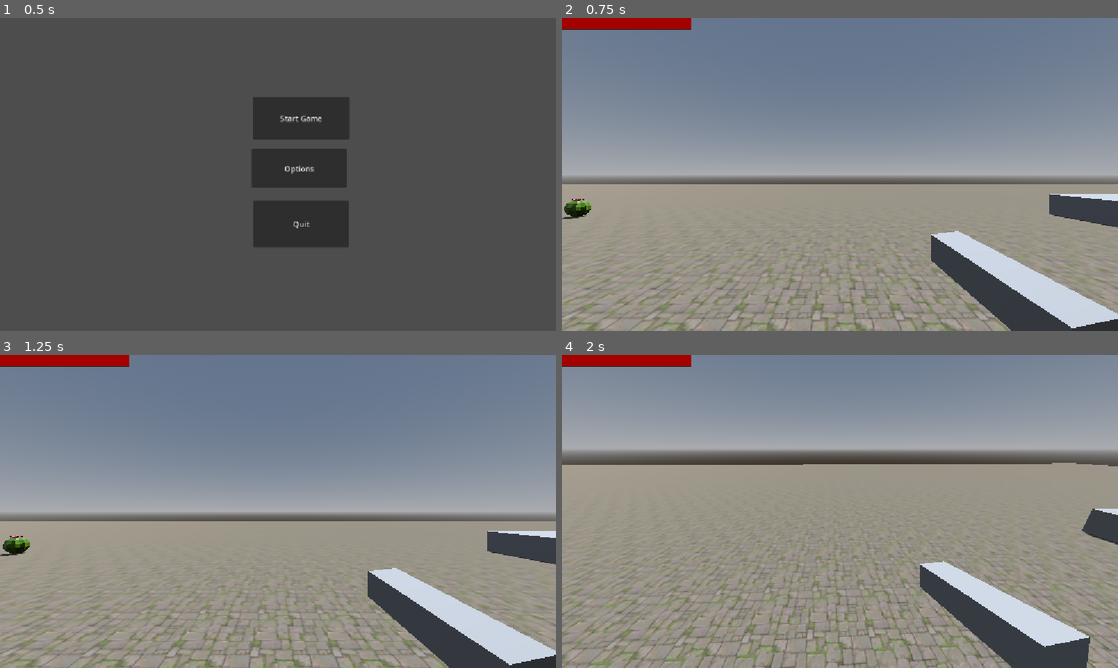
Above: before the commit, frames 1-4 (two rows, left to right).
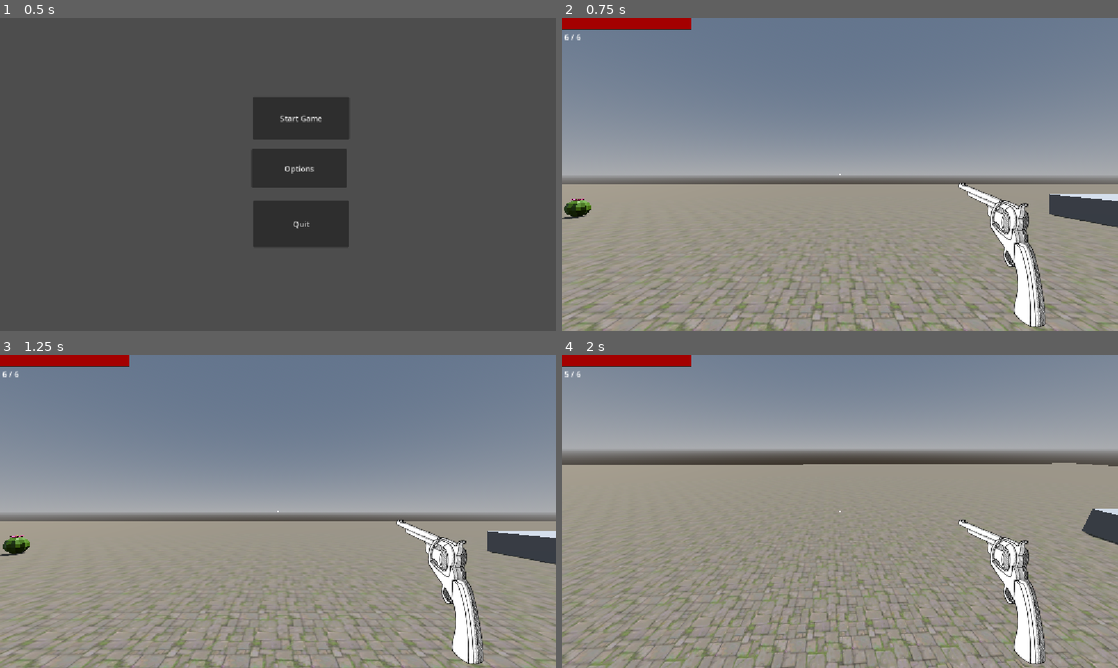
Above: after the commit, the same moments.

Repository: JoaoMoissa/COUNTING-BULLETS
Game: Godot game, scene res://scenes/main_menu.tscn
Same seed, same stepped clock (60 frames per second), same inputs: the game is played once before the commit and once after it. The project has no main scene, so this scene is started directly.
Inputs (mouse positions are in pixels of both pictures, inside the frame that each line leads up to):
- Up to frame 1 (0.5 s): no input
- Up to frame 2 (0.75 s): click "Start Game" at 0.5 s
- Up to frame 3 (1.25 s): no input
- Up to frame 4 (2 s): tap Enter at 1.25 s; move the mouse to (867, 511) at 1.27 s; hold W (up) from 1.28 s (still down); click (867, 511) at 1.35 s; tap Space (jump) at 1.52 s

Frame 1 is identical in both runs. In frame 2, 6.6% of the frame differs, in the area x 0-100%, y 5-100%; in frame 3, 6.6%; in frame 4, 6.4%.

Commit message:
Feat: add bullet damage fundations
Now enemies can die if you shoot them and they can get a headshot

Diff:
--- a/entities/enemy.tscn
+++ b/entities/enemy.tscn
@@ -2,6 +2,7 @@
 
 [ext_resource type="Script" uid="uid://d06e7pherwok3" path="res://scripts/enemy.gd" id="1_7qchm"]
 [ext_resource type="PackedScene" uid="uid://bcle362tgkiik" path="res://components/health_component.tscn" id="2_pqhw6"]
+[ext_resource type="Texture2D" uid="uid://mjrt0x814fs6" path="res://png/AGARAGÃ PEQUENO.png" id="3_b4nis"]
 
 [sub_resource type="CapsuleShape3D" id="CapsuleShape3D_57qmd"]
 
@@ -10,17 +11,54 @@
 [sub_resource type="StandardMaterial3D" id="StandardMaterial3D_3gngh"]
 albedo_color = Color(0.6627451, 0, 0, 1)
 
+[sub_resource type="AtlasTexture" id="AtlasTexture_uvc0s"]
+atlas = ExtResource("3_b4nis")
+region = Rect2(0, 0, 592, 769)
+
+[sub_resource type="SpriteFrames" id="SpriteFrames_yf5fn"]
+animations = [{
+"frames": [{
+"duration": 1.0,
+"texture": SubResource("AtlasTexture_uvc0s")
+}],
+"loop": 1,
+"name": &"idle",
+"speed": 5.0
+}]
+
+[sub_resource type="SphereShape3D" id="SphereShape3D_57qmd"]
+
+[sub_resource type="SphereMesh" id="SphereMesh_g4v7s"]
+
+[sub_resource type="CapsuleShape3D" id="CapsuleShape3D_g4v7s"]
+
+[sub_resource type="CapsuleMesh" id="CapsuleMesh_g4v7s"]
+
+[sub_resource type="CapsuleShape3D" id="CapsuleShape3D_yf5fn"]
+
+[sub_resource type="CapsuleMesh" id="CapsuleMesh_57qmd"]
+
+[sub_resource type="SphereShape3D" id="SphereShape3D_d0u6y"]
+
+[sub_resource type="SphereMesh" id="SphereMesh_3gngh"]
+
 [node name="Enemy" type="CharacterBody3D" unique_id=989046255]
 script = ExtResource("1_7qchm")
 
 [node name="CollisionShape3D" type="CollisionShape3D" parent="." unique_id=2127880748]
 transform = Transform3D(1, 0, 0, 0, 1, 0, 0, 0, 1, 0, 1, 0)
+visible = false
 shape = SubResource("CapsuleShape3D_57qmd")
 
-[node name="MeshInstance3D" type="MeshInstance3D" parent="." unique_id=150422884]
-transform = Transform3D(1, 0, 0, 0, 1, 0, 0, 0, 1, 0, 1, 0)
+[node name="MeshInstance3D" type="MeshInstance3D" parent="CollisionShape3D" unique_id=150422884]
 mesh = SubResource("CapsuleMesh_d0u6y")
 surface_material_override/0 = SubResource("StandardMaterial3D_3gngh")
+
+[node name="AnimatedSprite3D" type="AnimatedSprite3D" parent="." unique_id=1573465080]
+transform = Transform3D(0.3, 0, 0, 0, 0.3, 0, 0, 0, 0.3, 0, 1, 0)
+billboard = 2
+sprite_frames = SubResource("SpriteFrames_yf5fn")
+animation = &"idle"
 
 [node name="NavigationAgent3D" type="NavigationAgent3D" parent="." unique_id=84208414]
 
@@ -28,3 +66,82 @@
 
 [node name="AttackCooldown" type="Timer" parent="." unique_id=1847164320]
 one_shot = true
+
+[node name="VisualRoot" type="Node3D" parent="." unique_id=102721020]
+
+[node name="head" type="Area3D" parent="VisualRoot" unique_id=265437461 groups=["Head", "Hitbox"]]
+transform = Transform3D(0.5, 0, 0, 0, 0.5, 0, 0, 0, 0.5, -0.07395923, 1.687, 0)
+collision_layer = 2
+collision_mask = 0
+
+[node name="CollisionShape3D" type="CollisionShape3D" parent="VisualRoot/head" unique_id=1423984715]
+shape = SubResource("SphereShape3D_57qmd")
+
+[node name="MeshInstance3D" type="MeshInstance3D" parent="VisualRoot/head/CollisionShape3D" unique_id=312724020]
+visible = false
+mesh = SubResource("SphereMesh_g4v7s")
+
+[node name="body" type="Area3D" parent="VisualRoot" unique_id=561461873 groups=["Body", "Hitbox"]]
+transform = Transform3D(1, 0, 0, 0, 1, 0, 0, 0, 1, -0.07395923, 0, 0)
+collision_layer = 2
+collision_mask = 0
+
+[node name="CollisionShape3D" type="CollisionShape3D" parent="VisualRoot/body" unique_id=2132784711]
+transform = Transform3D(0.6, 0, 0, 0, 0.6, 0, 0, 0, 0.6, 0, 1, 0)
+shape = SubResource("CapsuleShape3D_g4v7s")
+
+[node name="MeshInstance3D" type="MeshInstance3D" parent="VisualRoot/body/CollisionShape3D" unique_id=888825318]
+visible = false
+mesh = SubResource("CapsuleMesh_g4v7s")
+
+[node name="right_arm" type="Area3D" parent="VisualRoot" unique_id=1765463125 groups=["Hitbox", "RightArm"]]
+transform = Transform3D(0.3, 0, 0, 0, 0.3, 0, 0, 0, 0.3, -0.48046386, 1.1017016, 0)
+collision_layer = 2
+collision_mask = 0
+
+[node name="CollisionShape3D" type="CollisionShape3D" parent="VisualRoot/right_arm" unique_id=696432634]
+shape = SubResource("CapsuleShape3D_yf5fn")
+
+[node name="MeshInstance3D" type="MeshInstance3D" parent="VisualRoot/right_arm/CollisionShape3D" unique_id=1932827200]
+transform = Transform3D(0.99999976, 0, 0, 0, 1.4, 0, 0, 0, 0.99999976, 0, 0, 0)
+visible = false
+mesh = SubResource("CapsuleMesh_57qmd")
+
+[node name="right_leg" type="Area3D" parent="VisualRoot" unique_id=346560865 groups=["Hitbox", "RightLeg"]]
+transform = Transform3D(0.3, 0, 0, 0, 0.3, 0, 0, 0, 0.3, -0.32290184, 0.3157258, 0)
+collision_layer = 2
+collision_mask = 0
+
+[node name="CollisionShape3D" type="CollisionShape3D" parent="VisualRoot/right_leg" unique_id=1838825848]
+shape = SubResource("CapsuleShape3D_yf5fn")
+
+[node name="MeshInstance3D" type="MeshInstance3D" parent="VisualRoot/right_leg/CollisionShape3D" unique_id=409703455]
+transform = Transform3D(0.99999976, 0, 0, 0, 1.3, 0, 0, 0, 0.99999976, 0, 0, 0)
+visible = false
+mesh = SubResource("CapsuleMesh_57qmd")
+
+[node name="left_leg" type="Area3D" parent="VisualRoot" unique_id=1287655393 groups=["Hitbox", "LeftLeg"]]
+transform = Transform3D(0.3, 0, 0, 0, 0.3, 0, 0, 0, 0.3, 0.14806998, 0.28148508, 0)
+collision_layer = 2
+collision_mask = 0
+
+[node name="CollisionShape3D" type="CollisionShape3D" parent="VisualRoot/left_leg" unique_id=2096215905]
+shape = SubResource("CapsuleShape3D_yf5fn")
+
+[node name="MeshInstance3D" type="MeshInstance3D" parent="VisualRoot/left_leg/CollisionShape3D" unique_id=108577559]
+transform = Transform3D(0.99999994, 0, 0, 0, 1.1999999, 0, 0, 0, 0.99999994, 0, 0, 0)
+visible = false
+mesh = SubResource("CapsuleMesh_57qmd")
+
+[node name="left_arm" type="Area3D" parent="VisualRoot" unique_id=1652605474 groups=["Hitbox", "LeftArm"]]
+transform = Transform3D(0.3, 0, 0, 0, 0.3, 0, 0, 0, 0.3, 0.36488497, 1.0829028, 0)
+collision_layer = 2
+collision_mask = 0
+
+[node name="CollisionShape3D" type="CollisionShape3D" parent="VisualRoot/left_arm" unique_id=2017242095]
+shape = SubResource("SphereShape3D_d0u6y")
+
+[node name="MeshInstance3D" type="MeshInstance3D" parent="VisualRoot/left_arm/CollisionShape3D" unique_id=893801000]
+transform = Transform3D(0.99999976, 0, 0, 0, 0.99999976, 0, 0, 0, 0.99999976, 0, -0.0032520294, 0)
+visible = false
+mesh = SubResource("SphereMesh_3gngh")
--- a/project.godot
+++ b/project.godot
@@ -22,6 +22,14 @@
 [global_group]
 
 Player=""
+Head=""
+Hitbox=""
+Body=""
+RightArm=""
+RightLeg=""
+LeftLeg=""
+LeftArm=""
+World=""
 
 [input]
 
@@ -66,6 +74,13 @@
 ]
 }
 
+[layer_names]
+
+3d_render/layer_1="World"
+3d_physics/layer_1="World"
+3d_physics/layer_2="HitBox"
+3d_physics/layer_3="Projectile"
+
 [physics]
 
 common/physics_jitter_fix=0.0
--- a/scenes/bullet.tscn
+++ b/scenes/bullet.tscn
@@ -2,18 +2,26 @@
 
 [ext_resource type="Script" uid="uid://vnm4b05bi4b2" path="res://scripts/bullet.gd" id="1_mkf8s"]
 
-[sub_resource type="BoxMesh" id="BoxMesh_g4v7s"]
-size = Vector3(0.05, 0.05, 0.5)
+[sub_resource type="SphereMesh" id="SphereMesh_yf5fn"]
 
 [sub_resource type="StandardMaterial3D" id="StandardMaterial3D_57qmd"]
 albedo_color = Color(1, 1, 0.44313726, 0.18431373)
 
-[node name="Bullet" type="Node3D" unique_id=2009687699]
+[sub_resource type="SphereShape3D" id="SphereShape3D_g4v7s"]
+
+[node name="Bullet" type="Area3D" unique_id=1669586633]
+collision_layer = 4
+collision_mask = 3
 script = ExtResource("1_mkf8s")
 
 [node name="MeshInstance3D" type="MeshInstance3D" parent="." unique_id=494437680]
-mesh = SubResource("BoxMesh_g4v7s")
+transform = Transform3D(0.1, 0, 0, 0, 0.1, 0, 0, 0, 0.1, 0, 0, 0)
+mesh = SubResource("SphereMesh_yf5fn")
 surface_material_override/0 = SubResource("StandardMaterial3D_57qmd")
 
-[node name="RayCast3D" type="RayCast3D" parent="." unique_id=1393821387]
-target_position = Vector3(0, 0, -0.6)
+[node name="CollisionShape3D" type="CollisionShape3D" parent="." unique_id=139923662]
+transform = Transform3D(0.1, 0, 0, 0, 0.1, 0, 0, 0, 0.1, 0, 0, 0)
+shape = SubResource("SphereShape3D_g4v7s")
+
+[connection signal="area_entered" from="." to="." method="_on_area_entered"]
+[connection signal="body_entered" from="." to="." method="_on_body_entered"]
--- a/scenes/player.tscn
+++ b/scenes/player.tscn
@@ -2,8 +2,10 @@
 
 [ext_resource type="Script" uid="uid://g5vkkvy668f1" path="res://scripts/Player.gd" id="1_dqkch"]
 [ext_resource type="PackedScene" uid="uid://clyyf2s1ycx38" path="res://scenes/revolver.tscn" id="2_qlg0r"]
+[ext_resource type="Texture2D" uid="uid://dv8m1dascp3n3" path="res://png/ARMA FINALIZADA.png" id="3_fjrip"]
 [ext_resource type="PackedScene" uid="uid://bcle362tgkiik" path="res://components/health_component.tscn" id="3_tuyoq"]
 [ext_resource type="PackedScene" uid="uid://msu1tfpfy18u" path="res://scenes/healthbar.tscn" id="4_fjrip"]
+[ext_resource type="Script" uid="uid://dwmwjk6yywav0" path="res://scenes/reticle.gd" id="6_tuyoq"]
 
 [sub_resource type="CapsuleMesh" id="CapsuleMesh_g4v7s"]
 
@@ -28,7 +30,26 @@
 current = true
 
 [node name="Revolver" parent="Head/Camera3D" unique_id=187879373 instance=ExtResource("2_qlg0r")]
-transform = Transform3D(0.9876283, -0.04877264, 0.14903563, 0.064133994, 0.99291193, -0.10006751, -0.14309868, 0.10838776, 0.98375565, 0.5093621, -0.34570944, -0.67105675)
+transform = Transform3D(0.9876283, -0.04877264, 0.14903563, 0.064133994, 0.99291193, -0.10006751, -0.14309868, 0.10838776, 0.98375565, 0.35488814, -0.08040559, -0.7499223)
+
+[node name="CanvasLayer" type="CanvasLayer" parent="Head/Camera3D" unique_id=1001775197]
+
+[node name="Weapon" type="Sprite2D" parent="Head/Camera3D/CanvasLayer" unique_id=1948241857]
+position = Vector2(914, 490)
+scale = Vector2(0.48458195, 0.484582)
+texture = ExtResource("3_fjrip")
+
+[node name="AmmoLabel" type="Label" parent="Head/Camera3D/CanvasLayer" unique_id=1540089345]
+offset_left = 5.0
+offset_top = 28.0
+offset_right = 45.0
+offset_bottom = 60.0
+
+[node name="ReloadLabel" type="Label" parent="Head/Camera3D/CanvasLayer" unique_id=646057251]
+offset_left = 50.0
+offset_top = 27.0
+offset_right = 90.0
+offset_bottom = 56.0
 
 [node name="HealthComponent" parent="." unique_id=1607970574 instance=ExtResource("3_tuyoq")]
 
@@ -38,4 +59,28 @@
 wait_time = 5.0
 one_shot = true
 
+[node name="Control" type="Control" parent="." unique_id=1351191339]
+layout_mode = 3
+anchors_preset = 15
+anchor_right = 1.0
+anchor_bottom = 1.0
+grow_horizontal = 2
+grow_vertical = 2
+mouse_filter = 1
+
+[node name="CenterContainer" type="CenterContainer" parent="Control" unique_id=805680954]
+layout_mode = 1
+anchors_preset = 8
+anchor_left = 0.5
+anchor_top = 0.5
+anchor_right = 0.5
+anchor_bottom = 0.5
+offset_left = -20.0
+offset_top = -20.0
+offset_right = 20.0
+offset_bottom = 20.0
+grow_horizontal = 2
+grow_vertical = 2
+script = ExtResource("6_tuyoq")
+
 [connection signal="timeout" from="ReloadCooldown" to="." method="_on_reload_cooldown_timeout"]
--- /dev/null
+++ b/scenes/reticle.gd
@@ -0,0 +1,12 @@
+extends CenterContainer
+
+@export var DOT_RADIUS : float = 2.0
+@export var DOT_COLOR : Color = Color.WHITE
+
+
+func _ready() -> void:
+	queue_redraw()
+
+
+func _draw() -> void:
+	draw_circle(size / 2.0, DOT_RADIUS,DOT_COLOR)
--- a/scenes/revolver.tscn
+++ b/scenes/revolver.tscn
@@ -1,14 +1,7 @@
 [gd_scene format=3 uid="uid://clyyf2s1ycx38"]
-
-[sub_resource type="BoxMesh" id="BoxMesh_g4v7s"]
-size = Vector3(0.49121094, 0.12011719, 0.13574219)
 
 [node name="Revolver" type="Node3D" unique_id=187879373]
 
-[node name="MeshInstance3D" type="MeshInstance3D" parent="." unique_id=1346209894]
-transform = Transform3D(-4.371139e-08, 0, 1, 0, 1, 0, -1, 0, -4.371139e-08, 0, 0, 0)
-mesh = SubResource("BoxMesh_g4v7s")
-
 [node name="RayCast3D" type="RayCast3D" parent="." unique_id=59567347]
-transform = Transform3D(1, 0, 0, 0, 1, 0, 0, 0, 1, 0, 0, -0.24103788)
+transform = Transform3D(1, 0, 0, 0, 1, 0, 0, 0, 1, 0, 0, -0.010706052)
 target_position = Vector3(0, 0, -1)
--- a/scenes/wold.tscn
+++ b/scenes/wold.tscn
@@ -39,7 +39,7 @@
 [node name="WorldEnvironment" type="WorldEnvironment" parent="Wold" unique_id=815160407]
 environment = SubResource("Environment_jcsdj")
 
-[node name="CSGCombiner3D" type="CSGCombiner3D" parent="Wold" unique_id=964126300]
+[node name="CSGCombiner3D" type="CSGCombiner3D" parent="Wold" unique_id=964126300 groups=["World"]]
 use_collision = true
 
 [node name="CSGBox3D" type="CSGBox3D" parent="Wold/CSGCombiner3D" unique_id=1675117060]
@@ -64,5 +64,8 @@
 [node name="Enemy" parent="." unique_id=989046255 instance=ExtResource("3_jcsdj")]
 transform = Transform3D(1, 0, 0, 0, 1, 0, 0, 0, 1, 16.528023, 0, 5.071156)
 
+[node name="Enemy2" parent="." unique_id=1847155314 instance=ExtResource("3_jcsdj")]
+transform = Transform3D(1, 0, 0, 0, 1, 0, 0, 0, 1, 16.528023, 0, 21.792171)
+
 [node name="ball_cactus" parent="." unique_id=283268280 instance=ExtResource("7_c0o0c")]
 transform = Transform3D(1, 0, 0, 0, 1, 0, 0, 0, 1, -10.5806465, -9.536743e-07, -8.213774)
--- a/scripts/Player.gd
+++ b/scripts/Player.gd
@@ -22,7 +22,7 @@
 
 # Ammo variables
 const MAG_SIZE = 6
-const RELOAD_TIMER = 3
+const RELOAD_TIMER: float = 3.0
 var ammo_in_mag = MAG_SIZE
 var reserve_ammo = 0
 var is_reloading = false
@@ -34,7 +34,12 @@
 @onready var healthbar = $Healthbar
 @onready var gun_barrel = $Head/Camera3D/Revolver/RayCast3D
 @onready var reload_cooldown = $ReloadCooldown
+@onready var ammo_label: Label = $Head/Camera3D/CanvasLayer/AmmoLabel
+@onready var reload_label: Label = $Head/Camera3D/CanvasLayer/ReloadLabel
 
+
+func _update_ammo_ui():
+	ammo_label.text = str(ammo_in_mag) + " / " + str(MAG_SIZE)
 
 func _on_health_changed(new_health):
 	healthbar.health = new_health
@@ -44,6 +49,8 @@
 	health_component.health_changed.connect(_on_health_changed)
 	healthbar.init_health(health_component.health)
 	reload_cooldown.timeout.connect(_on_reload_cooldown_timeout)
+	reload_label.visible = false
+	_update_ammo_ui()
 
 
 func _unhandled_input(event):
@@ -53,20 +60,55 @@
 		camera.rotation.x = clamp(camera.rotation.x, deg_to_rad(-40), deg_to_rad(60))
 
 
+#add the reload label
+
+func _update_reload_ui():
+	if reload_cooldown.is_stopped():
+		reload_label.visible = false
+	else:
+		reload_label.visible = true
+		reload_label.text = str(snapped(reload_cooldown.time_left, 0.1))
+
 #shoot
-func _handle_shoot():
+func _handle_shoot() -> void:
 	if is_reloading:
 		return
 
-	if Input.is_action_just_pressed("shoot") and ammo_in_mag > 0:
-		ammo_in_mag -= 1
-		var instance = bullet.instantiate()
-		instance.position = gun_barrel.global_position
-		instance.transform.basis = gun_barrel.global_transform.basis
-		get_parent().add_child(instance)
-		if ammo_in_mag == 0:
-			can_reload = false
-			reload_cooldown.start()
+	if not Input.is_action_just_pressed("shoot"):
+		return
+
+	if ammo_in_mag <= 0:
+		return
+
+	ammo_in_mag -= 1
+	_update_ammo_ui()
+
+	#aim in middle.
+	var screen_center: Vector2 = get_viewport().get_visible_rect().size / 2.0
+	var ray_origin: Vector3 = camera.project_ray_origin(screen_center)
+	var ray_direction: Vector3 = camera.project_ray_normal(screen_center)
+	var ray_end: Vector3 = ray_origin + ray_direction * 1000.0
+
+	var query := PhysicsRayQueryParameters3D.create(ray_origin, ray_end)
+
+	query.exclude = [self]
+
+	var space_state := get_world_3d().direct_space_state
+	var result := space_state.intersect_ray(query)
+
+	var target_position: Vector3 = ray_end
+	if not result.is_empty():
+		target_position = result["position"]
+
+	#bullet
+	var instance = bullet.instantiate()
+	get_parent().add_child(instance)
+	instance.global_position = gun_barrel.global_position
+	instance.look_at(target_position, Vector3.UP)
+
+	if ammo_in_mag == 0:
+		can_reload = false
+		reload_cooldown.start()
 
 func _handle_reload():
 	if Input.is_action_just_pressed("reload"):
@@ -85,10 +127,13 @@
 	is_reloading = true
 	await get_tree().create_timer(RELOAD_TIMER).timeout
 	ammo_in_mag = MAG_SIZE
+	_update_ammo_ui()
 	is_reloading = false
 	can_reload = false
 
 func _physics_process(delta: float) -> void:
+
+
 	# Add the gravity.
 	if not is_on_floor():
 		velocity += get_gravity() * delta
@@ -127,10 +172,11 @@
 	var target_fov = BASE_FOV + FOV_CHANGE * velocity_clamped
 	camera.fov = lerp(camera.fov, target_fov, delta * 8.0)
 
+
 	# Gun
 	_handle_shoot()
 	_handle_reload()
-
+	_update_reload_ui()
 	move_and_slide()
 
 
--- a/scripts/bullet.gd
+++ b/scripts/bullet.gd
@@ -1,14 +1,95 @@
-extends Node3D
+extends Area3D
 
-const SPEED = 70.0
+var has_hit: bool = false
 
-@onready var mesh: MeshInstance3D = $MeshInstance3D
-@onready var ray: RayCast3D = $RayCast3D
+const SPEED = 30.0
+
+@export var lifetime: float = 3.0
+@export var damage: float = 25.0
+@export var headshot_multiplier: float = 2.0
+
+#scan for obstacles
+func _physics_process(delta: float) -> void:
+	var movement: Vector3 = (global_transform.basis * Vector3(0, 0, -SPEED) * delta)
+	var next_position: Vector3 = global_position + movement
+
+	var query := PhysicsRayQueryParameters3D.create(global_position, next_position)
+
+	query.collide_with_bodies = true
+	query.collide_with_areas = false
+
+	var result := get_world_3d().direct_space_state.intersect_ray(query)
+
+	if not result.is_empty():
+		var collider = result["collider"]
+
+		if collider.is_in_group("World"):
+			has_hit = true
+			queue_free()
+			return
+
+	global_position = next_position
+
+	lifetime -= delta
+
+	if lifetime <= 0.0:
+		queue_free()
 
 
+func _on_area_entered(area: Area3D) -> void:
+	if has_hit:
+		return
+
+	if not area.is_in_group("Hitbox"):
+		return
+
+	has_hit = true
+
+	var enemy = _find_enemy(area)
+
+	if enemy == null:
+		queue_free()
+		return
+
+	var health_component = enemy.get_node("HealthComponent")
+
+	var final_damage: float = damage
+
+	if area.is_in_group("Head"):
+		final_damage *= headshot_multiplier
+		print("HEADSHOT!")
+
+	var attack = Attack.new(final_damage, self)
+	health_component.damage(attack)
+
+	queue_free()
+
+func _find_enemy(hitbox: Node) -> Node:
+	var current_node = hitbox.get_parent()
+
+	while current_node != null:
+		if current_node.has_node("HealthComponent"):
+			return current_node
+
+		current_node = current_node.get_parent()
+
+	return null
+
+func _on_body_entered(body: Node3D) -> void:
+
+	if has_hit:
+		return
+
+	if not body.is_in_group("World"):
+		return
+
+	has_hit = true
+
+	queue_free()
+
 func _ready() -> void:
-	pass
+	if not area_entered.is_connected(_on_area_entered):
+		area_entered.connect(_on_area_entered)
 
-
-func _process(delta):
-	position += transform.basis * Vector3(0, 0, -SPEED) * delta
+	if not body_entered.is_connected(_on_body_entered):
+		body_entered.connect(_on_body_entered)
--- a/scripts/enemy.gd
+++ b/scripts/enemy.gd
@@ -5,6 +5,7 @@
 @export var AttackDamage: float = 10.0
 @onready var navigation_agent: NavigationAgent3D = $NavigationAgent3D
 @onready var attack_cooldown: Timer = $AttackCooldown
+@onready var visual_root: Node3D = $VisualRoot
 
 var player: CharacterBody3D = null
 
@@ -15,7 +16,9 @@
 #movement of the enemy
 func _process(_delta: float) -> void:
 	navigation_agent.set_target_position(player.global_position)
-
+	var target := player.global_position
+	target.y = visual_root.global_position.y
+	visual_root.look_at(target, Vector3.UP)
 
 func _physics_process(_delta: float) -> void:
 
Binary file added: png/AGARAGÃ PEQUENO.png
Not shown, added: png/AGARAGÃ PEQUENO.png.import
Binary file added: png/ARMA FINALIZADA.png
Not shown, added: png/ARMA FINALIZADA.png.import
Not shown, added: scenes/reticle.gd.uid
